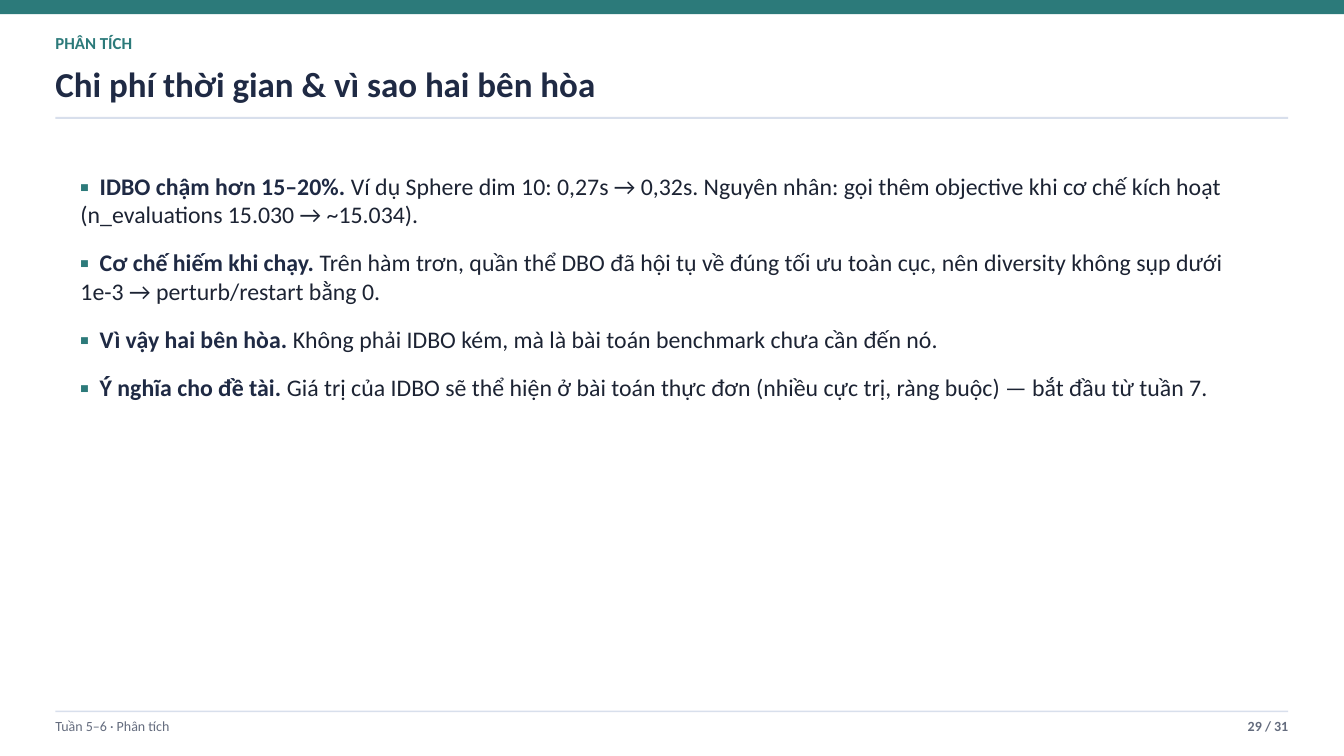
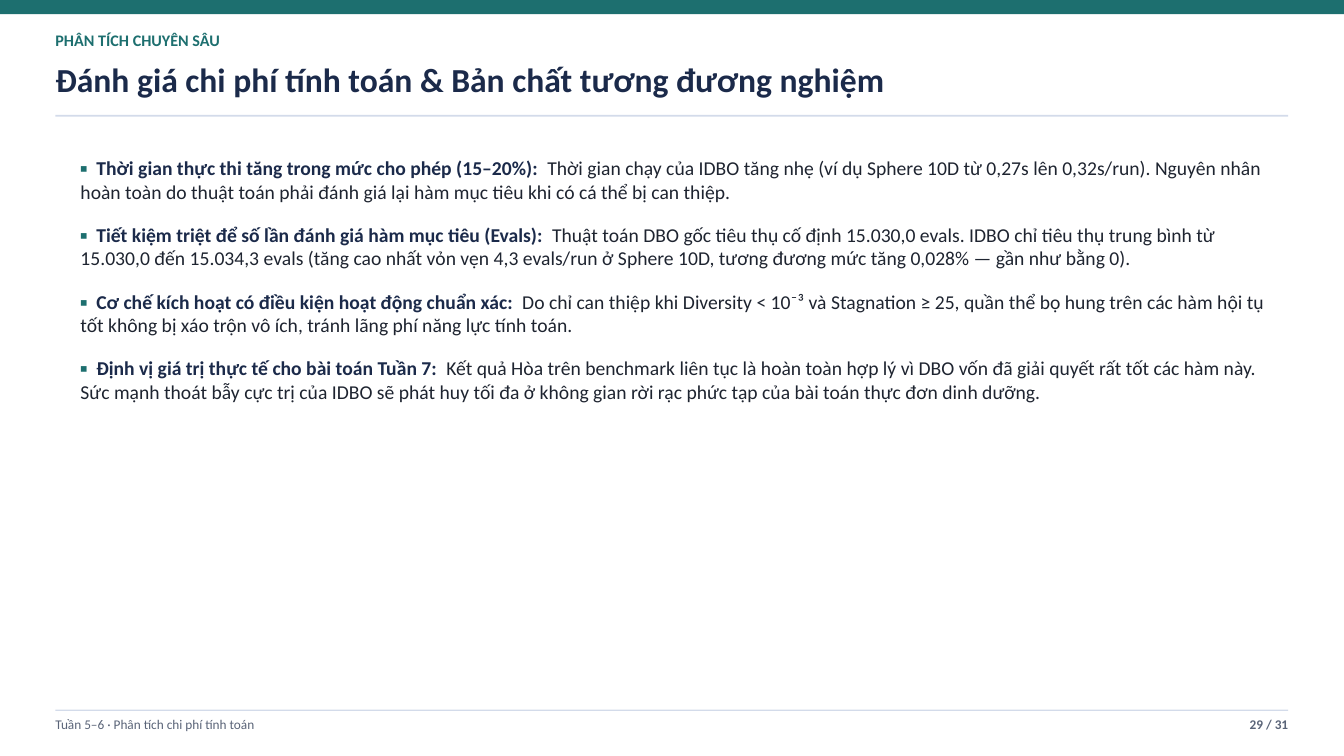
Before and after one commit to duylequang2303/DBO_heathcare, a slide deck: slide 29 of docs/Slide_Tuan_4_5_6_DBO_IDBO.pptx. Drawn at 1344x756 pixels with LibreOffice and Linux fonts; fonts in the diff are those of the drawing. Boxes give left, top, right and bottom in pixels: in the first picture for what was removed or moved away, otherwise in the second. Text is boxed around its words. In the diff, an @@ line names an element or a change of style, - is before the commit and + after.

```diff
--- a/docs/Slide_Tuan_4_5_6_DBO_IDBO.pptx
+++ b/docs/Slide_Tuan_4_5_6_DBO_IDBO.pptx
@@ rectangle at (0,0,1344,14): fill #2C7A7A to #1D6F6F @@
@@ text at (55,33,219,46): text changed; size 12 to 11.5 pt; text colour #2C7A7A to #1D6F6F @@
-PHÂN TÍCH
+PHÂN TÍCH CHUYÊN SÂU
@@ text at (55,66,884,98): text changed; size 25 to 24 pt; text colour #1F2A44 to #1B2A4A @@
-Chi phí thời gian & vì sao hai bên hòa
+Đánh giá chi phí tính toán & Bản chất tương đương nghiệm
@@ rectangle at (55,115,1289,117): fill #D8DFEC to #D3DBEA @@
@@ text at (80,160,1264,403): text changed; size 17 to 14 pt; text colour #1C2333 to #1E2430 @@
-▪ IDBO chậm hơn 15–20%. Ví dụ Sphere dim 10: 0,27s → 0,32s. Nguyên nhân: gọi thêm objective khi cơ chế kích hoạt (n_evaluations 15.030 → ~15.034).
-▪ Cơ chế hiếm khi chạy. Trên hàm trơn, quần thể DBO đã hội tụ về đúng tối ưu toàn cục, nên diversity không sụp dưới 1e-3 → perturb/restart bằng 0.
-▪ Vì vậy hai bên hòa. Không phải IDBO kém, mà là bài toán benchmark chưa cần đến nó.
-▪ Ý nghĩa cho đề tài. Giá trị của IDBO sẽ thể hiện ở bài toán thực đơn (nhiều cực trị, ràng buộc) — bắt đầu từ tuần 7.
+▪ Thời gian thực thi tăng trong mức cho phép (15–20%): Thời gian chạy của IDBO tăng nhẹ (ví dụ Sphere 10D từ 0,27s lên 0,32s/run). Nguyên nhân hoàn toàn do thuật toán phải đánh giá lại hàm mục tiêu khi có cá thể bị can thiệp.
+▪ Tiết kiệm triệt để số lần đánh giá hàm mục tiêu (Evals): Thuật toán DBO gốc tiêu thụ cố định 15.030,0 evals. IDBO chỉ tiêu thụ trung bình từ 15.030,0 đến 15.034,3 evals (tăng cao nhất vỏn vẹn 4,3 evals/run ở Sphere 10D, tương đương mức tăng 0,028% — gần như bằng 0).
+▪ Cơ chế kích hoạt có điều kiện hoạt động chuẩn xác: Do chỉ can thiệp khi Diversity < 10⁻³ và Stagnation ≥ 25, quần thể bọ hung trên các hàm hội tụ tốt không bị xáo trộn vô ích, tránh lãng phí năng lực tính toán.
+▪ Định vị giá trị thực tế cho bài toán Tuần 7: Kết quả Hòa trên benchmark liên tục là hoàn toàn hợp lý vì DBO vốn đã giải quyết rất tốt các hàm này. Sức mạnh thoát bẫy cực trị của IDBO sẽ phát huy tối đa ở không gian rời rạc phức tạp của bài toán thực đơn dinh dưỡng.
@@ text at (55,719,255,731): text changed; size 10 to 9.5 pt; text colour #646C7E to #5A6478 @@
-Tuần 5–6 · Phân tích
+Tuần 5–6 · Phân tích chi phí tính toán
@@ text "29 / 31" at (1250,720,1288,729): size 10 to 9.5 pt, text colour #646C7E to #5A6478 @@
```
Also in this commit, not shown: 25 other slides changed, 5 slides added, 5 slides removed, 9 other files.
